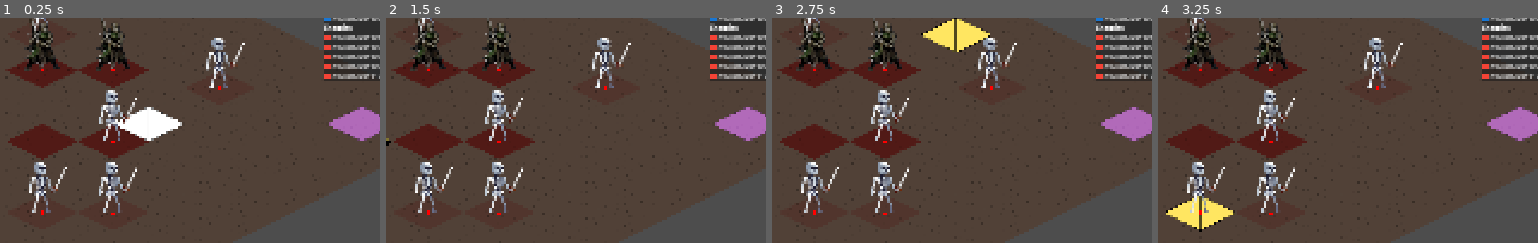
Above: before the commit, frames 1-4 (left to right).
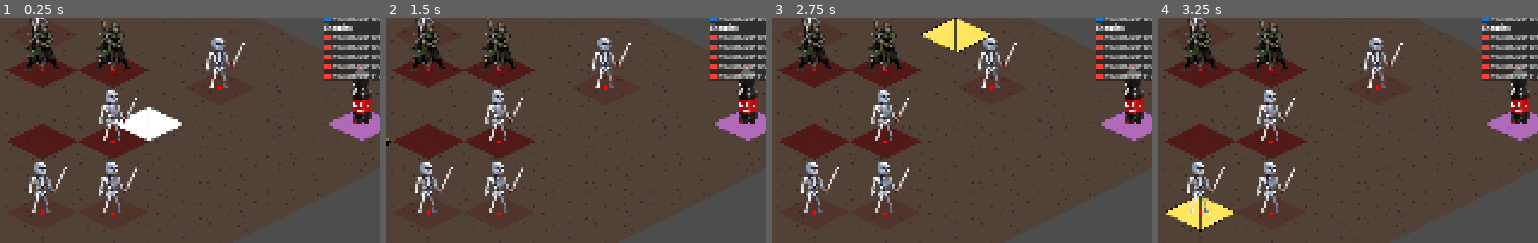
Above: after the commit, the same moments.

Repository: Nick-labs/TGS
Game: Godot game, scene res://scenes/map/Battle.tscn
Two runs of this game, one before a commit and one after it. Both use one fixed random seed, a clock stepped at 60 frames per second and the inputs below.
Inputs (mouse positions are % of the whole screen's width and height, from its top left):
- Up to frame 1 (0.25 s): no input
- Up to frame 2 (1.5 s): tap Enter at 0.5 s; move the mouse to (71, 45) at 0.52 s; click (71, 45) at 0.67 s; tap Space at 1.25 s; move the mouse to (26, 55) at 1.27 s; click (26, 55) at 1.42 s
- Up to frame 3 (2.75 s): tap Enter at 2 s; move the mouse to (58, 28) at 2.02 s; click (58, 28) at 2.17 s
- Up to frame 4 (3.25 s): tap Space at 2.75 s; move the mouse to (42, 70) at 2.77 s; click (42, 70) at 2.92 s
The pictures show only the part of the screen within x 32-82%, y 26-76%; the shares and areas given below are measured in that part.

The runs differ from the first frame. In frame 1, 1.0% of the frame differs, in the area x 92-98%, y 20-48%; in frame 2, 1.0%; in frame 3, 1.0%; in frame 4, 1.0%.

Commit message:
add easter egg

Diff:
--- a/scenes/map/Battle.tscn
+++ b/scenes/map/Battle.tscn
@@ -15,6 +15,7 @@
 [ext_resource type="Script" uid="uid://boq36sh2p6v01" path="res://scripts/systems/EnvironmentManager.gd" id="13_env"]
 [ext_resource type="Script" uid="uid://chh748yb408kk" path="res://scripts/ui/BattleHUD.gd" id="14_hud"]
 [ext_resource type="Texture2D" uid="uid://gwsxhqpygben" path="res://assets/sprites/tiles/tile_128x64.png" id="15_objtex"]
+[ext_resource type="Texture2D" uid="uid://crhmdojjqtact" path="res://assets/dobry.png" id="16_pt47k"]
 
 [node name="Battle" type="Node2D" unique_id=1435354891]
 
@@ -44,6 +45,12 @@
 [node name="Sprite2D" type="Sprite2D" parent="GridRoot/Grid/ObjectiveMarker" unique_id=2054928261]
 modulate = Color(0.9, 0.5, 1, 0.65)
 texture = ExtResource("15_objtex")
+
+[node name="Dobry" type="Sprite2D" parent="GridRoot/Grid/ObjectiveMarker" unique_id=995136612]
+z_index = 10
+position = Vector2(-1, -54)
+scale = Vector2(0.15355605, 0.1290874)
+texture = ExtResource("16_pt47k")
 
 [node name="UnitManager" parent="GridRoot" unique_id=188568835 node_paths=PackedStringArray("grid", "units_parent") instance=ExtResource("5_37gw2")]
 grid = NodePath("../Grid")
@@ -184,6 +191,7 @@
 offset_top = -220.0
 offset_right = -12.0
 offset_bottom = -12.0
+grow_horizontal = 0
 grow_vertical = 2
 
 [node name="LogMargin" type="MarginContainer" parent="BattleHUD/Root/LogPanel" unique_id=1883198384]
Binary file added: assets/dobry.png
